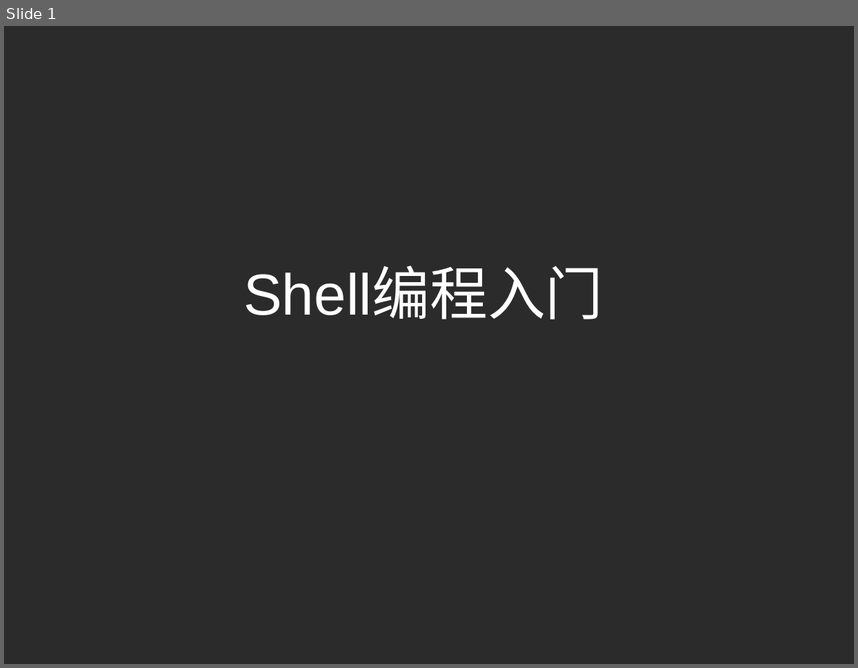
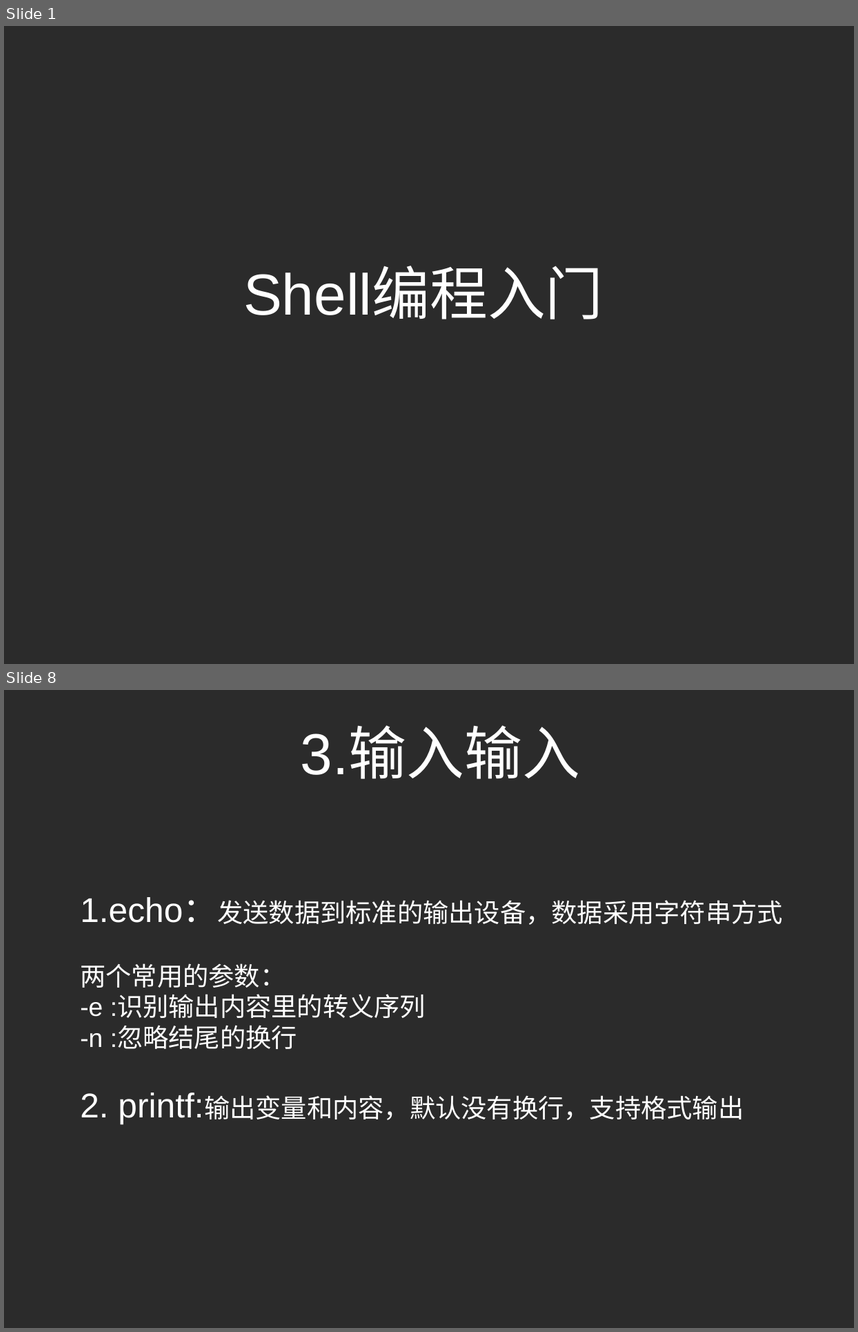
Before and after one commit to shuoshuren/shellDemo, a slide deck: shell编程入门.pptx. Shown one above the other, each under a label of ours: slide 1 before the commit, slides 1 and 8 after it; the slides between them are not shown. The pictures are 858x668 and 858x1332 pixels, drawn with LibreOffice and Linux fonts; fonts in the diff are those of the drawing; background and template pictures are left out; a plain dark background stands for a picture behind light text. Boxes give left, top, right and bottom in pixels: in the first picture for what was removed or moved away, otherwise in the second. Text is boxed around its words. In the diff, an @@ line names an element or a change of style, - is before the commit and + after.

```diff
--- a/shell编程入门.pptx
+++ b/shell编程入门.pptx
@@ slide 8 added at bbox=[4, 690, 854, 1328], background picture (left out) @@
@@ text added at bbox=[301, 728, 580, 779], 54 pt, text #FFFFFF @@
+3.输入输入
@@ text added at bbox=[80, 897, 783, 1123], 24 pt, text #FFFFFF @@
+1.echo：发送数据到标准的输出设备，数据采用字符串方式
+两个常用的参数：
+-e :识别输出内容里的转义序列
+-n :忽略结尾的换行
+2. printf:输出变量和内容，默认没有换行，支持格式输出
```
Also in this commit, not shown: 4 slides changed, 15 other slides added, 9 other files.
